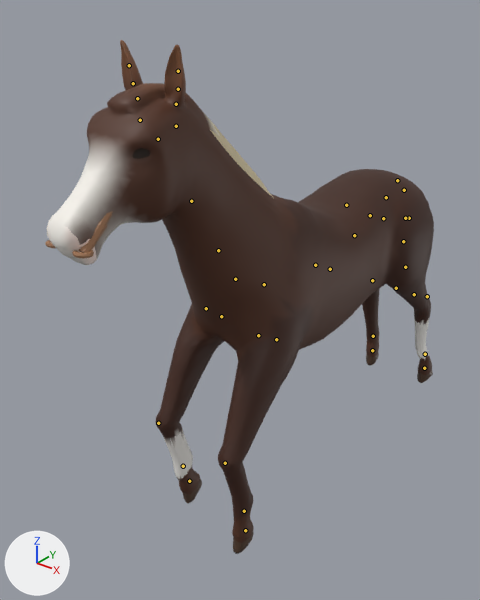
One commit to the glTF model game/assets/meshes/abbott_v2.glb: the scene before it, then after it.
Rendered twice from a camera (50 mm lens) standing at (3.43, -5.69, 5.28) and looking at (-0.43, -0.87, 2.29). The lights are fixed; the arrows at lower left show +X, +Y and +Z. The first picture is the older version. Both versions are drawn at frame 4 of the action 'Trot'; the numbers are the values there. The bones that change, and the others that lie on the model, are drawn over the model as lines.

In view in the first picture: 'Horse' and 1 more.
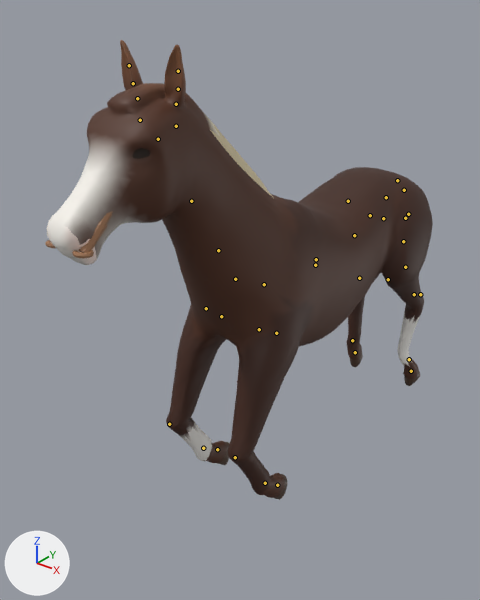
Changed parts and their boxes (x1, y1, x2, y2) in the pictures (480 x 600 px):
'Horse', posed (10% shorter)
    before: (46, 40, 434, 554)
    after: (46, 40, 433, 500)
bone 'BackLeg.L', root to tip
    before: (409, 218) to (409, 219)
    after: (408, 214) to (408, 214)
bone 'BackUpperLeg.L', root to tip
    before: (396, 288) to (396, 288)
    after: (388, 279) to (388, 279)
bone 'BackLowerLeg.L', root to tip
    before: (427, 296) to (427, 297)
    after: (420, 294) to (420, 295)
bone 'BackLeg.R', root to tip
    before: (346, 205) to (346, 205)
    after: (348, 201) to (348, 201)
bone 'BackUpperLeg.R', root to tip
    before: (330, 269) to (330, 269)
    after: (316, 259) to (316, 260)
bone 'BackLowerLeg.R', root to tip
    before: (372, 280) to (372, 281)
    after: (359, 278) to (359, 279)
bone 'FrontShoulder.L', root to tip
    before: (258, 335) to (259, 335)
    after: (259, 329) to (259, 329)
bone 'FrontUpperLeg.L', root to tip
    before: (276, 339) to (276, 340)
    after: (276, 333) to (276, 334)
bone 'FrontLowerLeg.L', root to tip
    before: (225, 463) to (225, 464)
    after: (235, 457) to (235, 458)
bone 'FrontLowerLeg.R', root to tip
    before: (158, 423) to (159, 423)
    after: (169, 424) to (170, 424)
bone 'IKBackLeg.L', root to tip
    before: (425, 354) to (424, 355)
    after: (409, 359) to (409, 360)
bone 'IKBackLeg.R', root to tip
    before: (373, 336) to (373, 337)
    after: (352, 340) to (352, 341)
bone 'IKFrontLeg.L', root to tip
    before: (244, 511) to (244, 512)
    after: (265, 483) to (266, 483)
bone 'IKFrontLeg.R', root to tip
    before: (183, 466) to (183, 467)
    after: (203, 448) to (204, 448)

What the commit changed:
Bone 'BackShoulder.L' (bone_backshoulder_l) turns from (2, 7, 8) to (2, -11, 17) degrees about its own x, y and z.
Bone 'BackLeg.L' (bone_backleg_l) turns from (-4, -3, 4) to (-10, -6, 7) degrees about its own x, y and z.
Bone 'BackUpperLeg.L' (bone_backupperleg_l) turns from (16, 1, 4) to (36, 2, 9) degrees about its own x, y and z.
Bone 'BackLowerLeg.L' (bone_backlowerleg_l) turns from (11, 0, -2) to (25, 1, -6) degrees about its own x, y and z.
Bone 'BackShoulder.R' (bone_backshoulder_r) turns from (2, -9, -7) to (2, 11, -16) degrees about its own x, y and z.
Bone 'BackLeg.R' (bone_backleg_r) turns from (-4, 2, -3) to (-9, 6, -7) degrees about its own x, y and z.
Bone 'BackUpperLeg.R' (bone_backupperleg_r) turns from (14, -1, -4) to (36, -2, -9) degrees about its own x, y and z.
Bone 'BackLowerLeg.R' (bone_backlowerleg_r) turns from (10, 0, 2) to (25, -1, 6) degrees about its own x, y and z.
Bone 'FrontShoulder.L' (bone_frontshoulder_l) moves from (-0.0004, 0.0, 0.0) to (-0.001, 0.0001, 0.0001).
Bone 'FrontUpperLeg.L' (bone_frontupperleg_l) turns from (-30, 1, -1) to (-21, 0, 0) degrees about its own x, y and z.
Bone 'FrontLowerLeg.L' (bone_frontlowerleg_l) turns from (-49, 0, 0) to (-56, 0, 0) degrees about its own x, y and z.
Bone 'FrontUpperLeg.R' (bone_frontupperleg_r) turns from (-28, 0, 0) to (-20, 1, 0) degrees about its own x, y and z.
Bone 'FrontLowerLeg.R' (bone_frontlowerleg_r) turns from (-49, 0, 0) to (-57, 0, 0) degrees about its own x, y and z.
Bone 'IKBackLeg.L' (bone_ikbackleg_l) moves from (0.0, -0.0028, 0.003) to (0.0, -0.0023, -0.0026).
Bone 'IKBackLeg.L' (bone_ikbackleg_l) turns from (35, 0, 0) to (48, 0, 0) degrees about its own x, y and z.
Bone 'IKBackLeg.R' (bone_ikbackleg_r) moves from (0.0, -0.0028, 0.0037) to (0.0, -0.0023, -0.0029).
Bone 'IKBackLeg.R' (bone_ikbackleg_r) turns from (28, 0, 0) to (47, 0, 0) degrees about its own x, y and z.
Bone 'IKFrontLeg.L' (bone_ikfrontleg_l) moves from (0.0, -0.0005, -0.0061) to (0.0, -0.0029, -0.0034).
Bone 'IKFrontLeg.L' (bone_ikfrontleg_l) turns from (26, 0, 0) to (73, 0, 0) degrees about its own x, y and z.
Bone 'IKFrontLeg.R' (bone_ikfrontleg_r) moves from (0.0, -0.0015, -0.006) to (0.0, -0.0029, -0.0031).
Bone 'IKFrontLeg.R' (bone_ikfrontleg_r) turns from (41, 0, 0) to (76, 0, 0) degrees about its own x, y and z.
